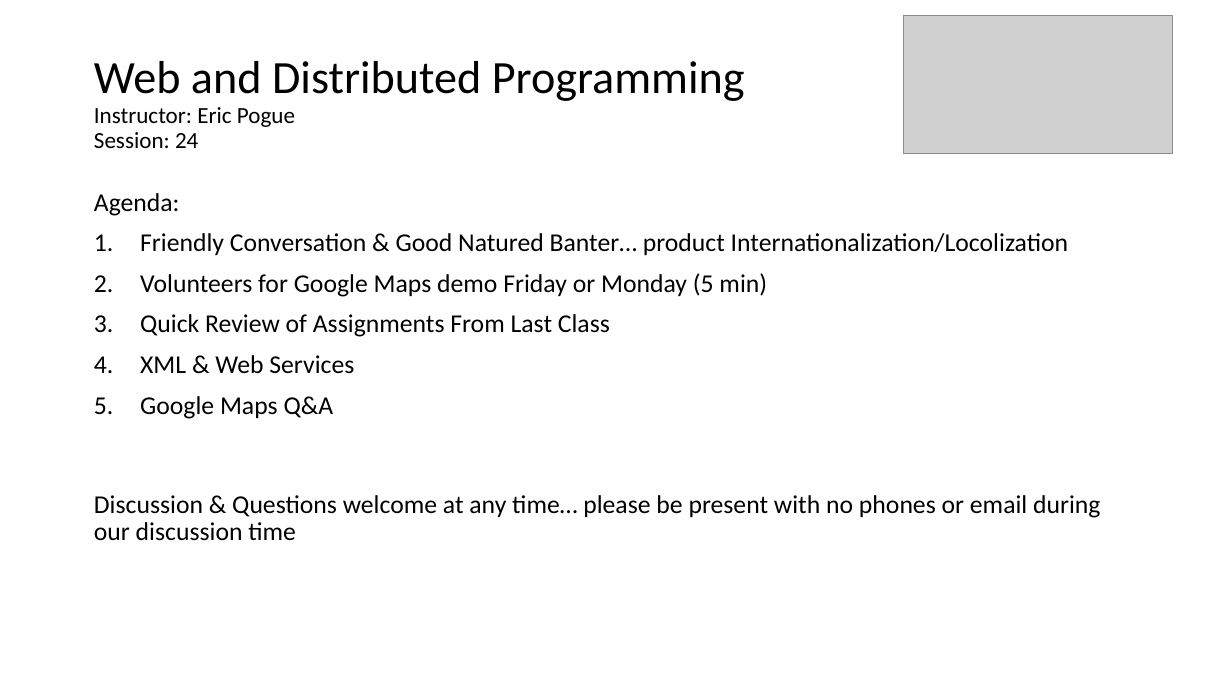
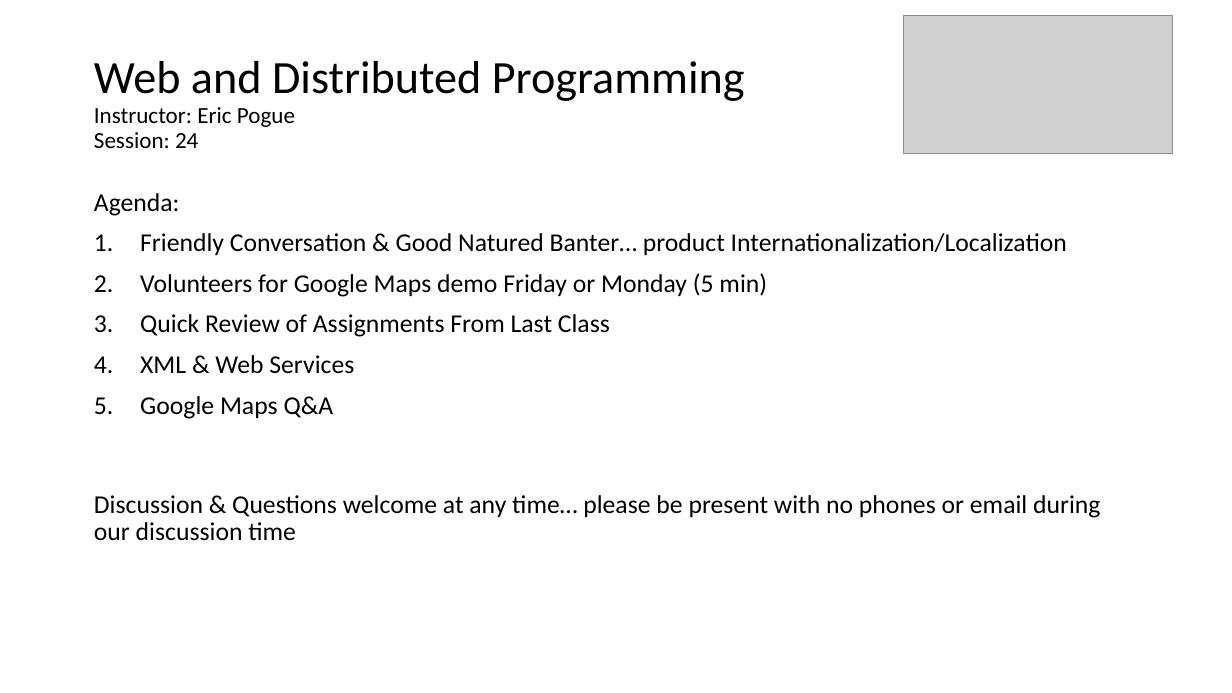
Before and after one commit to EricJPogue/www-epogue-info, a slide deck: slide 1 of CPSC-24700/Presentations/session-24.pptx. Drawn at 1232x693 pixels with LibreOffice and Linux fonts; fonts in the diff are those of the drawing; grey boxes stand for pictures. Boxes give left, top, right and bottom in pixels: in the first picture for what was removed or moved away, otherwise in the second. Text is boxed around its words. In the diff, an @@ line names an element or a change of style, - is before the commit and + after.

Commit message:
Update session 25 documents and ajax presentation.

```diff
--- a/CPSC-24700/Presentations/session-24.pptx
+++ b/CPSC-24700/Presentations/session-24.pptx
@@ text at [140,233,1067,255]: text changed @@
-1. Friendly Conversation & Good Natured Banter… product Internationalization/Locolization
+1. Friendly Conversation & Good Natured Banter… product Internationalization/Localization
```
Also in this commit, not shown: 8 other files.
